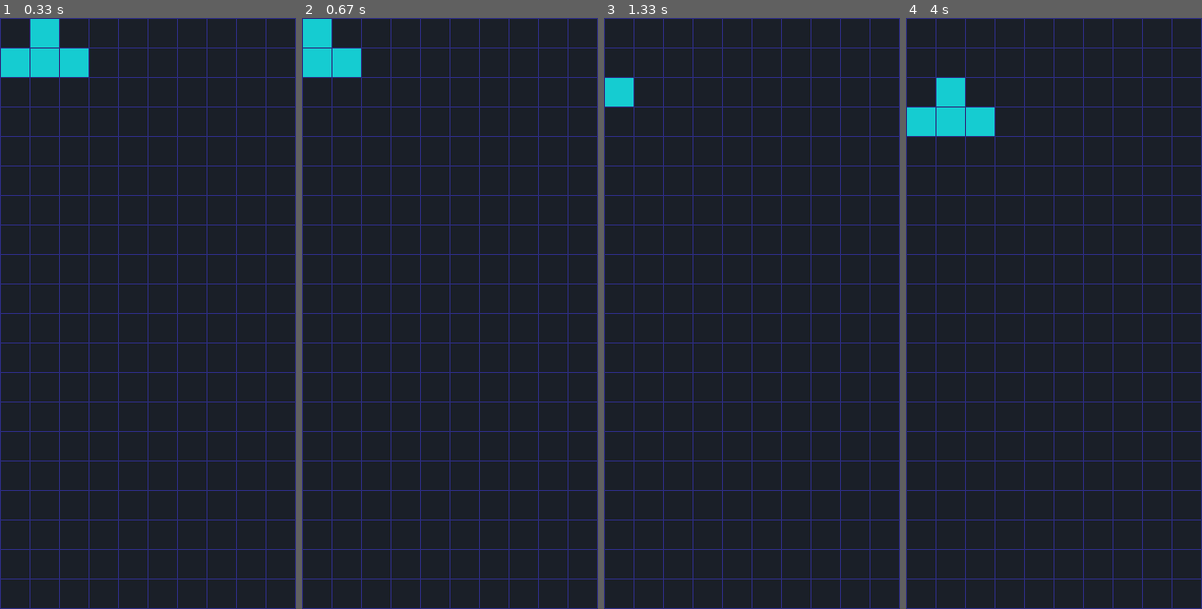
Above: before the commit, frames 1-4 (left to right).
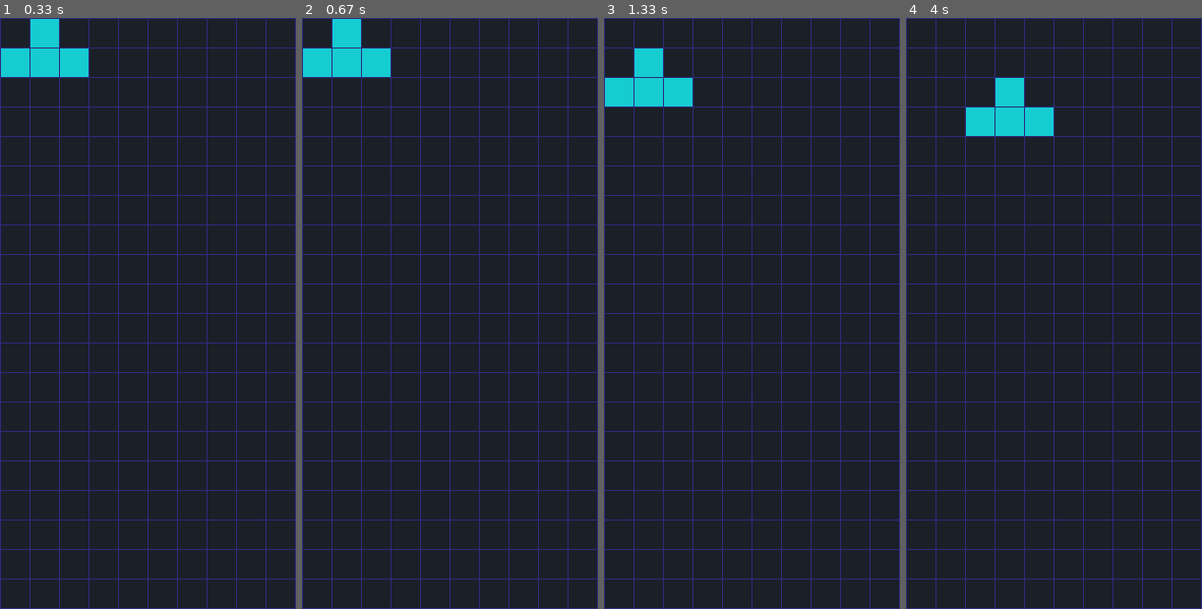
Above: after the commit, the same moments.

Repository: AleksGrig/tetris-pygame
Game: pygame game, started from main.py
Same seed, same stepped clock (60 frames per second), same inputs: the game is played once before the commit and once after it.
Inputs:
- Up to frame 1 (0.33 s): no input
- Up to frame 2 (0.67 s): hold Left from 0.33 s (still down)
- Up to frame 3 (1.33 s): release Left at 0.87 s; hold Down 0.9-1.2 s; hold Left from 1.23 s (still down)
- Up to frame 4 (4 s): release Left at 1.63 s; hold Right 1.67-2.3 s; hold Down 2.33-2.7 s; hold Left 2.73-3.2 s; hold Right 3.23-3.7 s; hold Right from 3.73 s (still down)

Frame 1 is identical in both runs. In frame 2, 1.4% of the frame differs, in the area x 0-30%, y 0-10%; in frame 3, 1.4%; in frame 4, 2.8%, in the area x 0-50%, y 10-20%.

Commit message:
grid boundary

Diff:
--- a/game.py
+++ b/game.py
@@ -14,7 +14,8 @@
         self.current_block.draw(screen)
 
     def move(self, offset):
-        self.current_block.move(offset)
+        if self.grid.is_inside(self.current_block, offset):
+            self.current_block.move(offset)
 
     def get_random_block(self):
         if not self.blocks:
--- a/grid.py
+++ b/grid.py
@@ -10,6 +10,16 @@
         self.grid = [[0 for i in range(self.num_cols)]
                      for j in range(self.num_rows)]
 
+    def is_inside(self, block, offset):
+        positions = block.get_position()
+        for position in positions:
+            if ((position[0]+offset[0] < 0) or
+                (position[0]+offset[0] >= self.num_rows) or
+                (position[1]+offset[1] < 0) or
+                    (position[1]+offset[1] >= self.num_cols)):
+                return False
+        return True
+
     def draw(self, screen):
         for row in range(self.num_rows):
             for column in range(self.num_cols):
